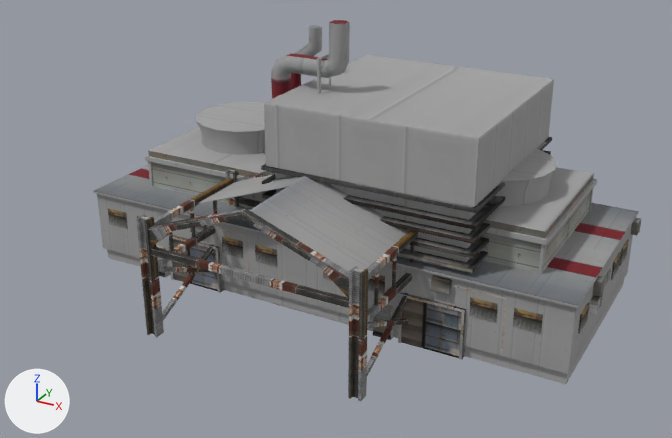
Before and after pictures for a commit that changed the glTF model FREEMODELS/curated/port_sheds.glb.
One viewpoint serves both versions: a 50 mm camera at (2.71, -5.24, 2.99) aimed at (-0.05, -0.23, 0.49). Arrows for +X, +Y and +Z are at lower left; the lights stay in place. The first picture is the older version. Where no turn or scale is listed for an object, it has been applied to the vertices.

In view in the first picture: 'shed_generic_4', 'shed_loadbay', 'shed_works_1', 'shed_works_2'.
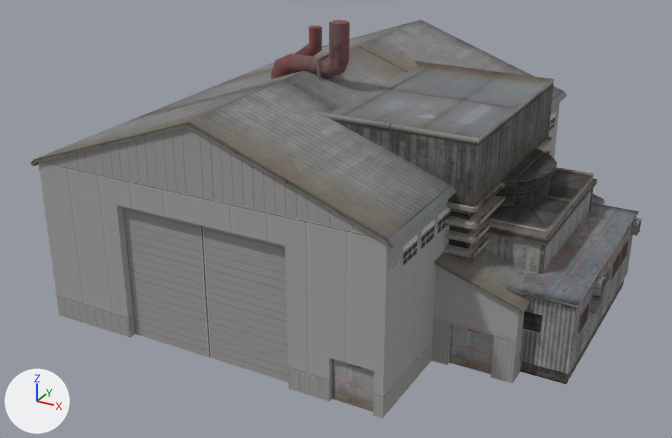
Changed parts and their boxes [x1, y1, x2, y2] in the pictures (672 x 438 px):
'shed_warehouse_3', added
    after: [30, 20, 605, 418]
    faces in mat_industrial_walls_flr_4 (picture img_image_0): [30, 91, 605, 418]
    faces in mat_industrial_trim_flr_1 (picture img_image_1): [33, 20, 604, 412]
'shed_works_1', surface changed (darker)
    both: [271, 20, 554, 259]
'shed_generic_4', surface changed
    both: [506, 203, 641, 384]
'shed_loadbay', surface changed
    both: [136, 169, 418, 402]
'shed_works_2', surface changed (grey to black)
    both: [482, 148, 597, 274]

Diff of the bpy script that builds the scene:
```diff
--- a/FREEMODELS/curated/port_sheds.glb.py
+++ b/FREEMODELS/curated/port_sheds.glb.py
@@ img_image_4 @@
+img_image_4 = load_image('Image_4', '_unpacked/Image_4', 256, 512, 'sRGB')
@@ mat_industrial_walls_flr_1 @@
 mat_industrial_walls_flr_1 = principled_material('Industrial_Walls_FLR_1')
-mat_industrial_walls_flr_1.texture = img_image_0
+mat_industrial_walls_flr_1.texture = img_image_2
 mat_industrial_walls_flr_1.roughness = 0.9
@@ mat_industrial_facade_flr_1 @@
 mat_industrial_facade_flr_1 = principled_material('Industrial_Facade_Flr_1')
-mat_industrial_facade_flr_1.texture = img_image_1
+mat_industrial_facade_flr_1.texture = img_image_3
 mat_industrial_facade_flr_1.roughness = 0.9
@@ mat_industrial_bridgemetal_1 @@
 mat_industrial_bridgemetal_1 = principled_material('Industrial_Bridgemetal_1')
-mat_industrial_bridgemetal_1.texture = img_image_2
+mat_industrial_bridgemetal_1.texture = img_image_4
 mat_industrial_bridgemetal_1.roughness = 0.9
@@ mat_industrial_walls_flr_4 @@
 mat_industrial_walls_flr_4 = principled_material('Industrial_Walls_FLR_4')
-mat_industrial_walls_flr_4.texture = img_image_3
+mat_industrial_walls_flr_4.texture = img_image_0
 mat_industrial_walls_flr_4.roughness = 0.9
@@ mat_industrial_trim_flr_1 @@
+mat_industrial_trim_flr_1 = principled_material('Industrial_Trim_FLR_1')
+mat_industrial_trim_flr_1.texture = img_image_1
+mat_industrial_trim_flr_1.roughness = 0.9
@@ me_shed_warehouse_3 @@
+me_shed_warehouse_3.from_pydata(...)  # 260 vertices, 302 faces; spans x -1.45..1.45, y -1.5..1.5, z 0.0..1.49
+# faces by material slot: [222, 80]
+me_shed_warehouse_3.materials.append(mat_industrial_walls_flr_4)  # picture img_image_0
+me_shed_warehouse_3.materials.append(mat_industrial_trim_flr_1)  # picture img_image_1
@@ ob_shed_warehouse_3 @@
+ob_shed_warehouse_3 = bpy.data.objects.new('shed_warehouse_3', me_shed_warehouse_3)
+ob_shed_warehouse_3.location = (0.0, 0.0, 0.0)
```
